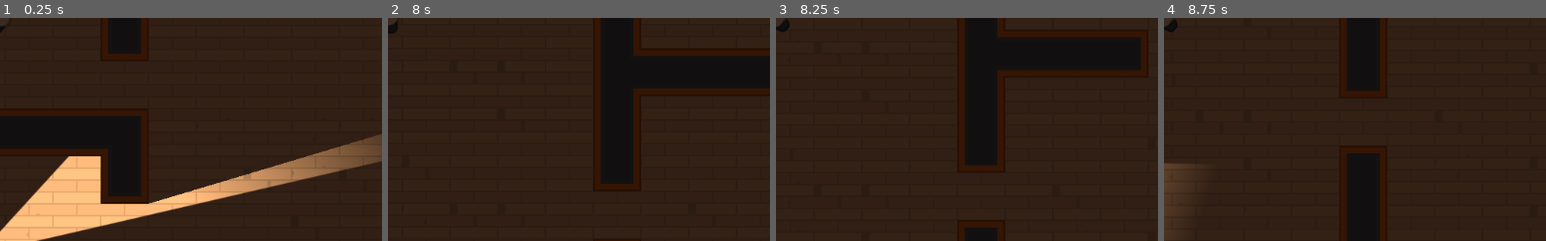
Above: before the commit, frames 1-4 (left to right).
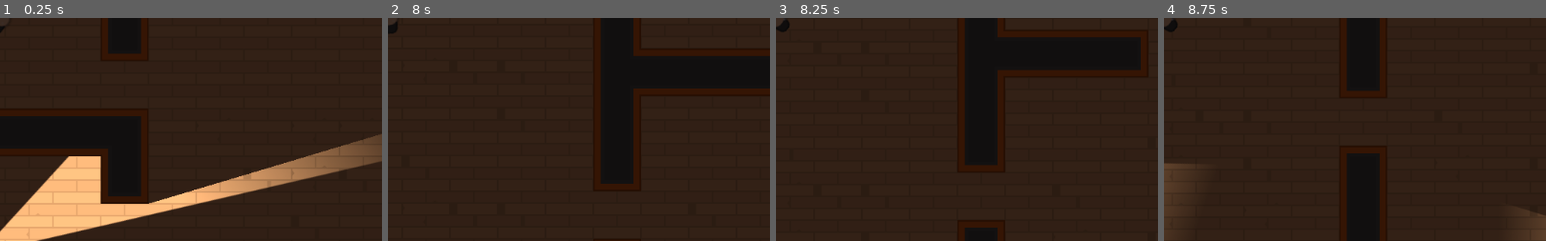
Above: after the commit, the same moments.

Repository: ColinJWright/HeistMeisters
Game: Godot game, scene res://Levels/Level1.tscn
Same seed, same stepped clock (60 frames per second), same inputs: the game is played once before the commit and once after it.
Inputs (mouse positions are % of the whole screen's width and height, from its top left):
- Up to frame 1 (0.25 s): no input
- Up to frame 2 (8 s): tap Enter at 0.5 s; move the mouse to (72, 45) at 0.52 s; hold D (move_right) 0.53-1.28 s; click (72, 45) at 0.6 s; move the mouse to (30, 55) at 1.27 s; hold S (move_down) 1.28-2.03 s; click (30, 55) at 1.35 s; move the mouse to (60, 28) at 2.02 s; hold D (move_right) 2.03-2.78 s; click (60, 28) at 2.1 s; move the mouse to (45, 70) at 2.77 s; hold W (move_up) 2.78-3.53 s; click (45, 70) at 2.85 s; move the mouse to (80, 65) at 3.52 s; hold A (move_left) 3.53-5.03 s; click (80, 65) at 3.6 s; move the mouse to (20, 35) at 4.27 s; click (20, 35) at 4.35 s; tap Space at 5 s; move the mouse to (55, 50) at 5.02 s; hold S (move_down) 5.03-5.78 s; click (55, 50) at 5.1 s; move the mouse to (35, 25) at 5.77 s; hold D (move_right) 5.78-6.53 s; click (35, 25) at 5.85 s; move the mouse to (72, 45) at 6.52 s; hold W (move_up) 6.53-7.28 s; click (72, 45) at 6.6 s; move the mouse to (30, 55) at 7.27 s; hold D (move_right) from 7.28 s (still down); click (30, 55) at 7.35 s
- Up to frame 3 (8.25 s): move the mouse to (60, 28) at 8.02 s; release D (move_right) at 8.03 s; hold S (move_down) from 8.03 s (still down); click (60, 28) at 8.1 s
- Up to frame 4 (8.75 s): keep holding S (move_down)
The pictures show only the part of the screen within x 50-100%, y 50-100%; the shares and areas given below are measured in that part.

Frames 1-3 are identical in both runs. In frame 4, 0.5% of the frame differs, in the area x 95-100%, y 86-100%.

Commit message:
Lesson 52 complete. Added navigation to the tilemap, placed some Position2D nodes across Level 1 and added a 2nd Guard.

Diff:
--- a/Levels/Level1.tscn
+++ b/Levels/Level1.tscn
@@ -8,6 +8,36 @@
 
 [node name="TileMap" parent="Navigation2D" index="0"]
 tile_data = PoolIntArray( -393215, 2, 0, -393214, 2, 2, -393213, 2, 2, -393212, 2, 2, -393211, 2, 2, -393210, 2, 2, -39 …(11447 unchanged characters)…
+
+[node name="Destination0" type="Position2D" parent="Navigation2D/Destinations" index="0"]
+position = Vector2( 230.113, 1195.38 )
+
+[node name="Destination1" type="Position2D" parent="Navigation2D/Destinations" index="1"]
+position = Vector2( 1758.91, 1204.36 )
+
+[node name="Destination2" type="Position2D" parent="Navigation2D/Destinations" index="2"]
+position = Vector2( 1788.09, -239.125 )
+
+[node name="Destination3" type="Position2D" parent="Navigation2D/Destinations" index="3"]
+position = Vector2( 223.379, 609.456 )
+
+[node name="Destination4" type="Position2D" parent="Navigation2D/Destinations" index="4"]
+position = Vector2( 750.936, -250.349 )
+
+[node name="Destination5" type="Position2D" parent="Navigation2D/Destinations" index="5"]
+position = Vector2( 196.44, -252.594 )
+
+[node name="Destination6" type="Position2D" parent="Navigation2D/Destinations" index="6"]
+position = Vector2( 1101.14, -257.084 )
+
+[node name="Destination7" type="Position2D" parent="Navigation2D/Destinations" index="7"]
+position = Vector2( 1128.08, 1170.69 )
+
+[node name="Destination8" type="Position2D" parent="Navigation2D/Destinations" index="8"]
+position = Vector2( 831.753, 1195.38 )
+
+[node name="Destination9" type="Position2D" parent="Navigation2D/Destinations" index="9"]
+position = Vector2( 863.182, 616.191 )
 
 [node name="SecurityCamera" parent="SecurityCameras" index="0" instance=ExtResource( 2 )]
 position = Vector2( 143.257, 519.906 )
@@ -24,3 +54,9 @@
 rotation = 1.5708
 collision_layer = 4
 collision_mask = 2147483651
+
+[node name="Guard2" parent="Guards" index="1" instance=ExtResource( 3 )]
+position = Vector2( 1791.65, 772.624 )
+rotation = 3.14159
+collision_layer = 4
+collision_mask = 2147483651
--- a/Levels/TemplateLevel.tscn
+++ b/Levels/TemplateLevel.tscn
@@ -14,6 +14,8 @@
 format = 1
 tile_data = PoolIntArray( 65537, 2, 0, 65538, 2, 2, 65539, 2, 2, 65540, 2, 2, 65541, 2, 1, 131073, 2, 65538, 131074, 3, …(284 unchanged characters)…
 
+[node name="Destinations" type="Node" parent="Navigation2D"]
+
 [node name="Player" parent="." instance=ExtResource( 2 )]
 position = Vector2( 185.164, 198.049 )
 collision_mask = 6
--- a/Tiles/tiles.tres
+++ b/Tiles/tiles.tres
@@ -286,6 +286,30 @@
 
 [sub_resource type="ConvexPolygonShape2D" id=95]
 points = PoolVector2Array( 0, 0, 64, 0, 64, 64, 0, 64 )
+
+[sub_resource type="NavigationPolygon" id=96]
+vertices = PoolVector2Array( 0, 0, 64, 0, 64, 64, 0, 64 )
+polygons = [ PoolIntArray( 0, 1, 2, 3 ) ]
+
+[sub_resource type="NavigationPolygon" id=97]
+vertices = PoolVector2Array( 0, 0, 64, 0, 64, 64, 0, 64 )
+polygons = [ PoolIntArray( 0, 1, 2, 3 ) ]
+
+[sub_resource type="NavigationPolygon" id=98]
+vertices = PoolVector2Array( 0, 0, 64, 0, 64, 64, 0, 64 )
+polygons = [ PoolIntArray( 0, 1, 2, 3 ) ]
+
+[sub_resource type="NavigationPolygon" id=99]
+vertices = PoolVector2Array( 0, 0, 64, 0, 64, 64, 0, 64 )
+polygons = [ PoolIntArray( 0, 1, 2, 3 ) ]
+
+[sub_resource type="NavigationPolygon" id=100]
+vertices = PoolVector2Array( 0, 0, 64, 0, 64, 64, 0, 64 )
+polygons = [ PoolIntArray( 0, 1, 2, 3 ) ]
+
+[sub_resource type="NavigationPolygon" id=101]
+vertices = PoolVector2Array( 0, 0, 64, 0, 64, 64, 0, 64 )
+polygons = [ PoolIntArray( 0, 1, 2, 3 ) ]
 
 [resource]
 2/name = "Walls"
@@ -612,7 +636,7 @@
 3/autotile/tile_size = Vector2( 64, 64 )
 3/autotile/spacing = 0
 3/autotile/occluder_map = [  ]
-3/autotile/navpoly_map = [  ]
+3/autotile/navpoly_map = [ Vector2( 0, 0 ), SubResource( 96 ), Vector2( 1, 0 ), SubResource( 97 ), Vector2( 2, 0 ), SubResource( 98 ), Vector2( 3, 0 ), SubResource( 99 ), Vector2( 4, 0 ), SubResource( 100 ), Vector2( 5, 0 ), SubResource( 101 ) ]
 3/autotile/priority_map = [ Vector3( 0, 0, 2 ) ]
 3/autotile/z_index_map = [  ]
 3/occluder_offset = Vector2( 0, 0 )
Not shown: 1 places in Tiles/tiles.tres that only renumber resources
